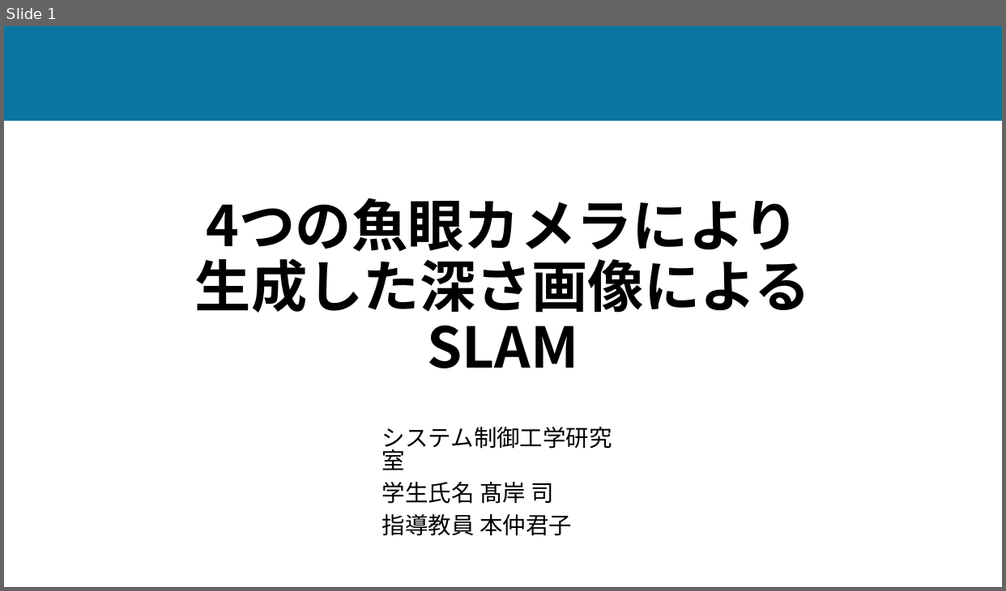
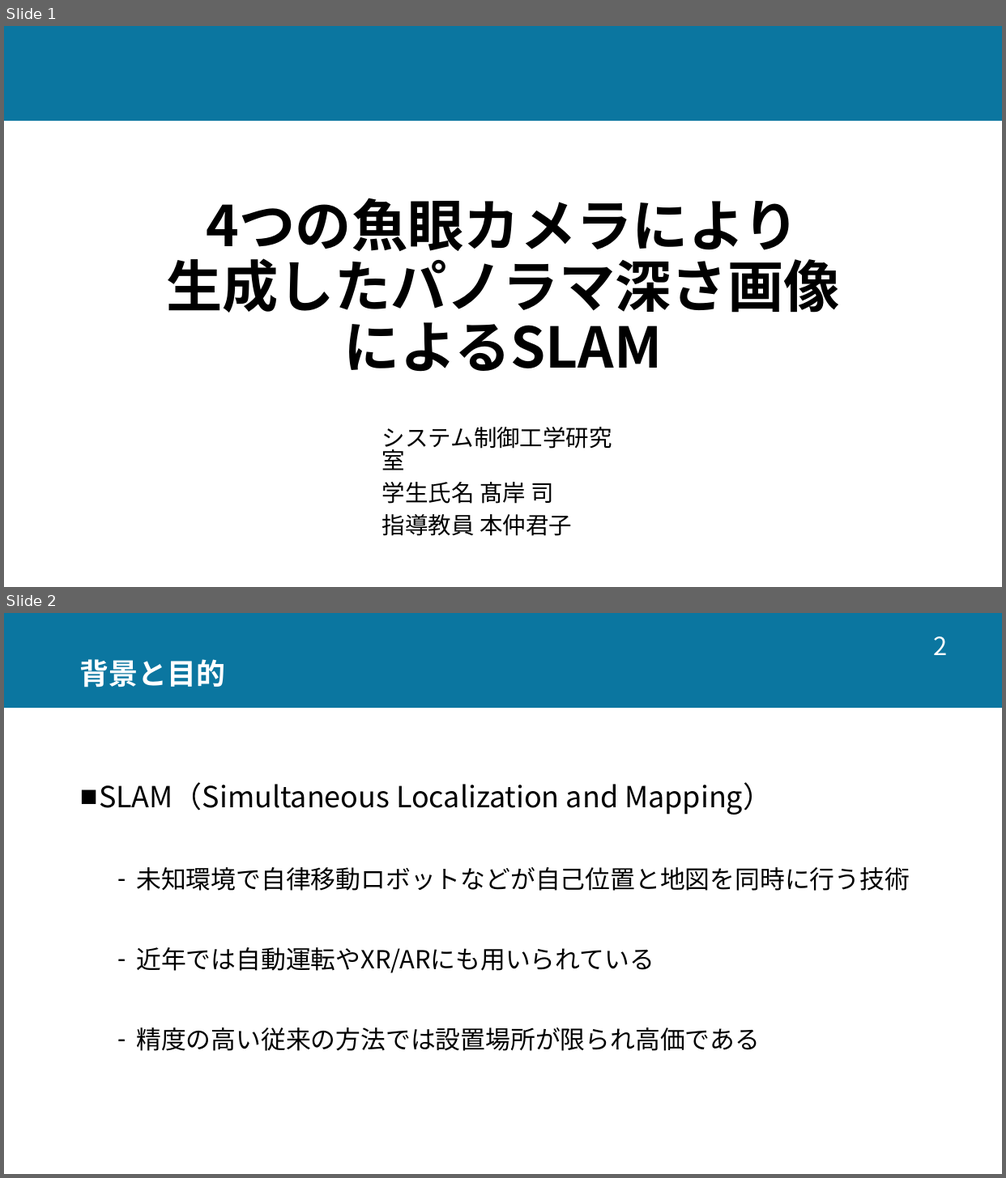
Before and after one commit to tsukasa413/college, a slide deck: Presentation/研究室内発表.pptx. Shown one above the other, each under a label of ours: slide 1 before the commit, slides 1 and 2 after it. The pictures are 1006x591 and 1006x1178 pixels, drawn with LibreOffice and Linux fonts; fonts in the diff are those of the drawing. Boxes give left, top, right and bottom in pixels: in the first picture for what was removed or moved away, otherwise in the second. Text is boxed around its words. In the diff, an @@ line names an element or a change of style, - is before the commit and + after.

```diff
--- a/Presentation/研究室内発表.pptx
+++ b/Presentation/研究室内発表.pptx
@@ slide 2 added at box(4, 613, 1002, 1174), background #FFFFFF; not listed: 1 template element that a slide beside it also shows @@
@@ page number added at box(934, 636, 948, 655), 24 pt, text #FFFFFF @@
+2
@@ title added at box(80, 659, 225, 688), 28 pt, text #FFFFFF, bold @@
+背景と目的
@@ text added at box(99, 782, 910, 1051), 24 pt, text #000000 @@
+■ SLAM（Simultaneous Localization and Mapping）
+  – 未知環境で自律移動ロボットなどが自己位置と地図を同時に行う技術
+  – 近年では自動運転やXR/ARにも用いられている
+  – 精度の高い従来の方法では設置場所が限られ高価である
@@ slide 1 changed as well @@
@@ title at box(166, 198, 840, 372): text changed @@
-4つの魚眼カメラにより
-生成した深さ画像によるSLAM
+4つの魚眼カメラにより
+生成したパノラマ深さ画像
+によるSLAM
```
Also in this commit, not shown: 2 other slides changed, 13 other slides added, 2 slides removed, 5 other files.
